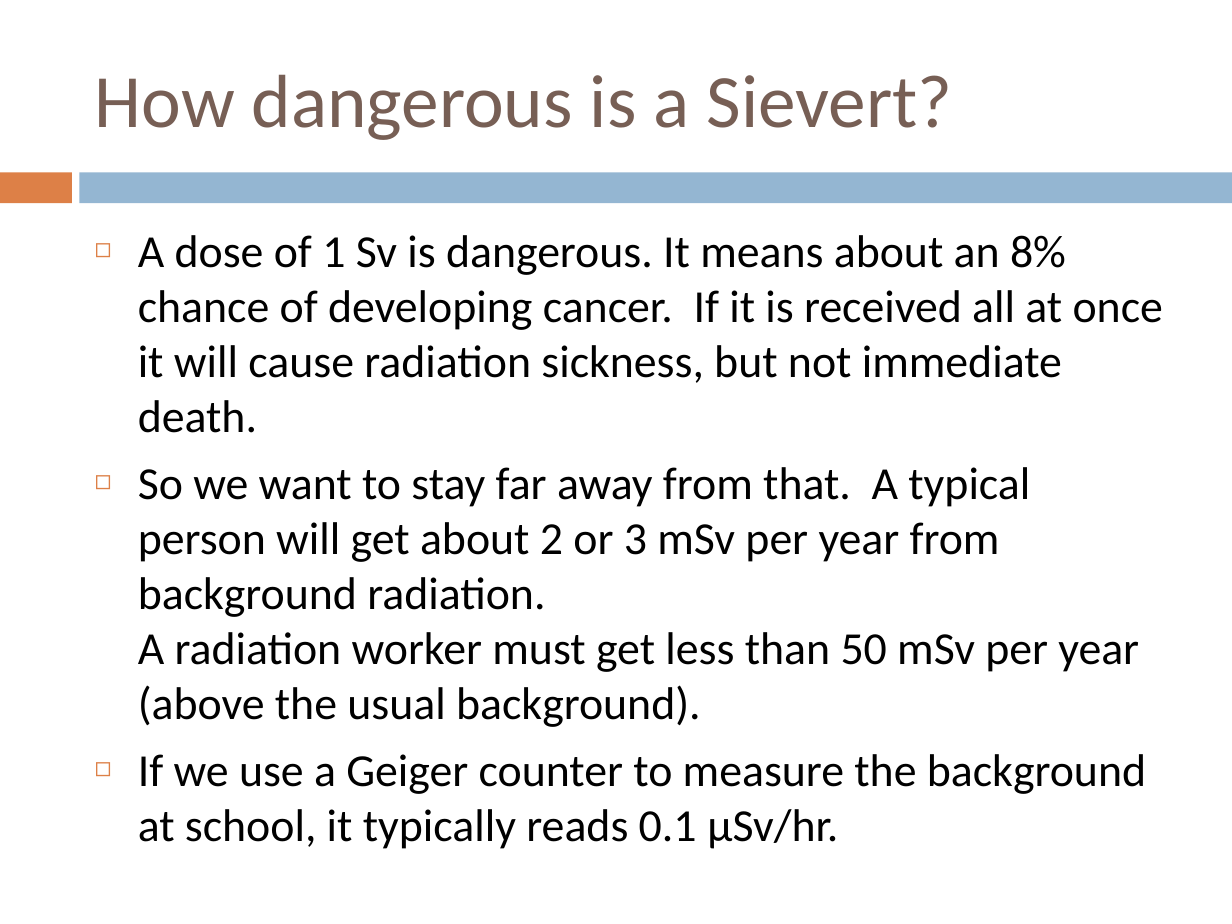
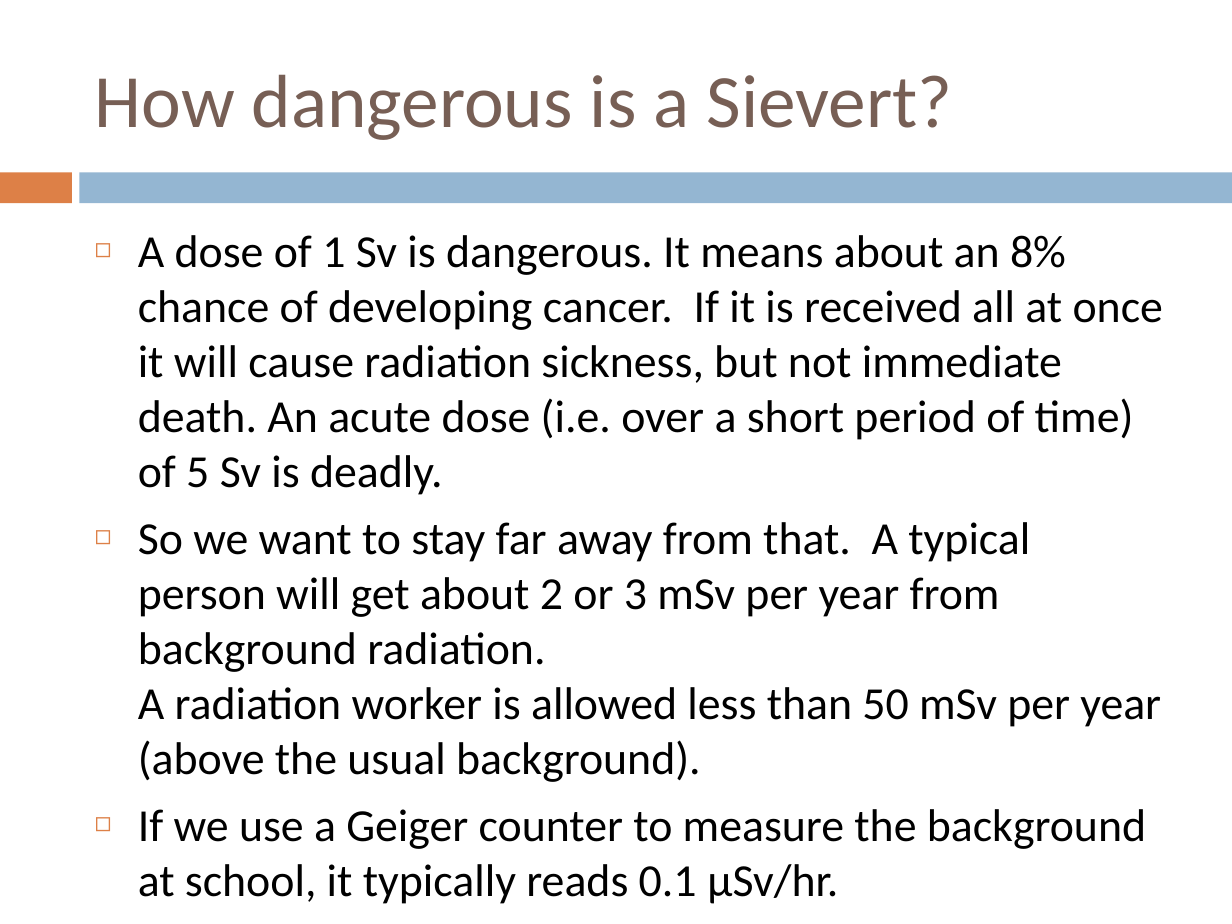
Before and after one commit to chuck-whitmer/fusor-stuff, a slide deck: slide 7 of Radiation Units.pptx. Drawn at 1232x924 pixels with LibreOffice and Linux fonts; fonts in the diff are those of the drawing. Boxes give left, top, right and bottom in pixels: in the first picture for what was removed or moved away, otherwise in the second. Text is boxed around its words. In the diff, an @@ line names an element or a change of style, - is before the commit and + after.

```diff
--- a/Radiation Units.pptx
+++ b/Radiation Units.pptx
@@ text at bbox=[138, 235, 1163, 782]: text changed @@
-◻ A dose of 1 Sv is dangerous. It means about an 8% chance of developing cancer. If it is received all at once it will cause radiation sickness, but not immediate death.
-◻ So we want to stay far away from that. A typical person will get about 2 or 3 mSv per year from background radiation.
-  A radiation worker must get less than 50 mSv per year (above the usual background).
+◻ A dose of 1 Sv is dangerous. It means about an 8% chance of developing cancer. If it is received all at once it will cause radiation sickness, but not immediate death. An acute dose (i.e. over a short period of time) of 5 Sv is deadly.
+◻ So we want to stay far away from that. A typical person will get about 2 or 3 mSv per year from background radiation.
+  A radiation worker is allowed less than 50 mSv per year (above the usual background).
```
Also in this commit, not shown: 2 other slides changed.
